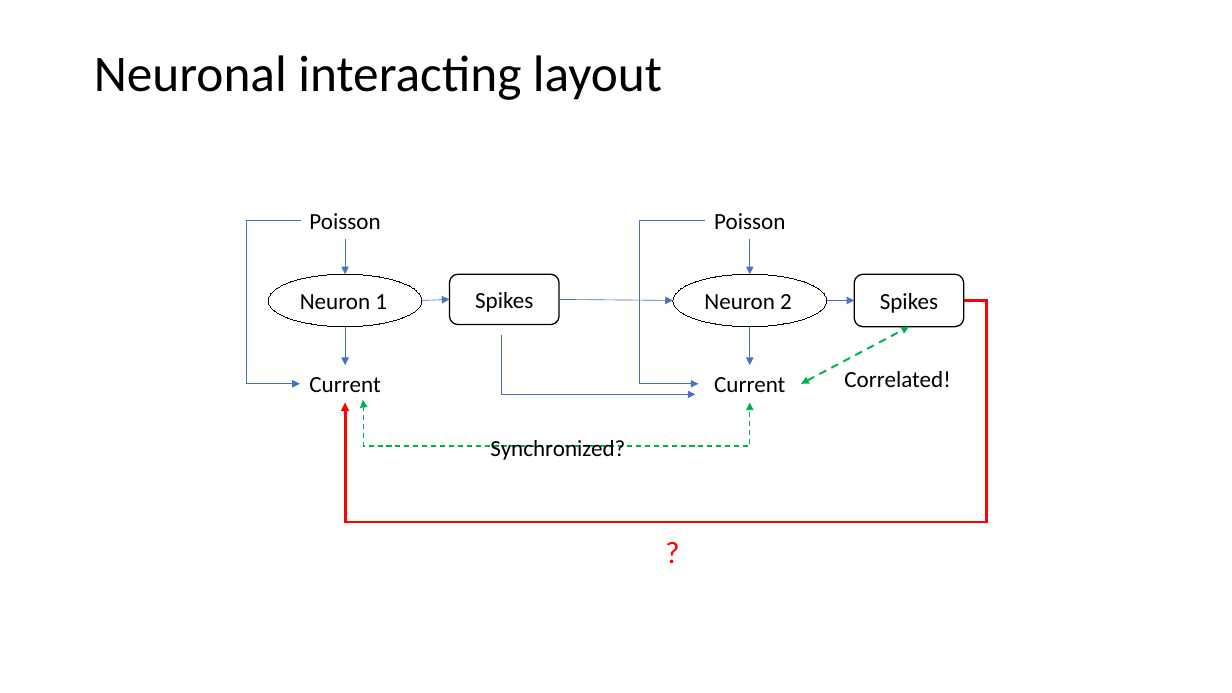
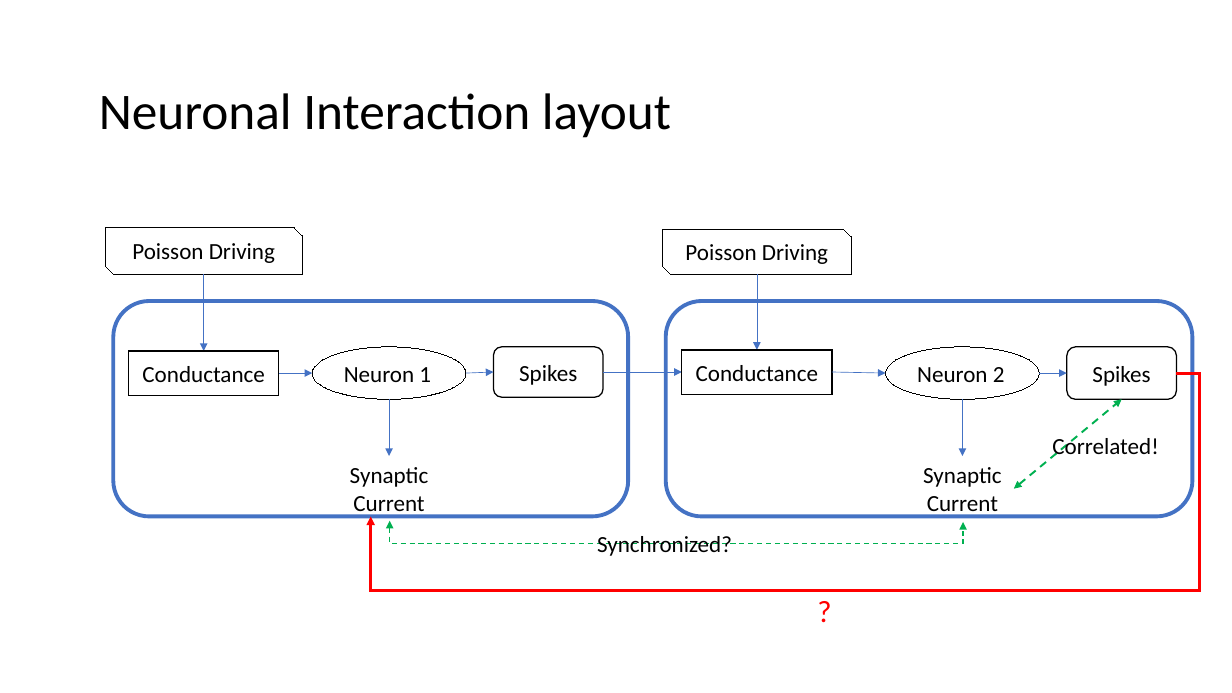
Before and after one commit to NeoNeuron/IF-neuronal-network, a slide deck: slide 11 of reports/oct31/Recent numerical results related to neuronal network simulation.pptx (slide 20 before the commit). Drawn at 1232x693 pixels with LibreOffice and Linux fonts; fonts in the diff are those of the drawing. Boxes give left, top, right and bottom in pixels: in the first picture for what was removed or moved away, otherwise in the second. Text is boxed around its words. In the diff, an @@ line names an element or a change of style, - is before the commit and + after.

```diff
--- a/reports/oct31/Recent numerical results related to neuronal network simulation.pptx
+++ b/reports/oct31/Recent numerical results related to neuronal network simulation.pptx
@@ title at [99, 93, 671, 138]: text changed @@
-Neuronal interacting layout
+Neuronal Interaction layout
@@ snip diag rect "Poisson Driving": place and size @@
-snip diag rect "Poisson Driving" at [714, 213, 785, 229]
+snip diag rect "Poisson Driving" at [663, 229, 851, 274]
@@ snip diag rect "Poisson Driving" at [663, 229, 851, 274]: outline none to #000000 0.75 pt @@
@@ group removed at [309, 213, 750, 395]: 2 elbow arrows, 2 arrows, 1 text @@
-Poisson
@@ text in snip diag rect at [685, 244, 828, 264]: text changed @@
-Poisson
+Poisson Driving
@@ elbow arrow moved from (301, 221) - (299, 384) to (204, 274) - (204, 351) @@
@@ arrow moved from (750, 327) - (750, 365) to (757, 274) - (757, 350) @@
@@ rounded rectangle added at [114, 301, 628, 517], outline #4472C4 3 pt @@
@@ rounded rectangle added at [665, 301, 1192, 517], outline #4472C4 3 pt @@
@@ group added at [105, 228, 1067, 457]: 3 arrows, 2 rectangles, 1 snip diag rect @@
+Poisson Driving
+Conductance
+Conductance
@@ ellipse "Neuron 2": place and size @@
-ellipse "Neuron 2" at [673, 274, 826, 327]
+ellipse "Neuron 2" at [885, 347, 1039, 399]
@@ rounded rectangle "Spikes": place and size @@
-rounded rectangle "Spikes" at [854, 274, 964, 327]
+rounded rectangle "Spikes" at [1067, 347, 1177, 399]
@@ elbow arrow moved from (964, 300) - (345, 403) to (1177, 373) - (371, 517) @@
@@ 1 rounded rectangle, 1 ellipse, 1 arrow: place and size @@
-1 rounded rectangle, 1 ellipse, 1 arrow at [268, 274, 559, 327]
+1 rounded rectangle, 1 ellipse, 1 arrow at [312, 347, 604, 399]
@@ arrow moved from (559, 299) - (673, 300) to (604, 372) - (682, 372) @@
@@ arrow moved from (827, 300) - (854, 300) to (832, 372) - (885, 373) @@
@@ elbow double arrow removed from (363, 400) to (750, 403) @@
@@ arrow moved from (345, 327) - (345, 365) to (389, 399) - (389, 457) @@
@@ double arrow moved from (801, 384) - (909, 327) to (1014, 489) - (1122, 399) @@
@@ text "Correlated!" rewrapped from [844, 371, 950, 387] to [1052, 435, 1158, 458] @@
@@ text at [350, 467, 429, 517]: text changed @@
-Current
+Synaptic Current
@@ text at [923, 467, 1002, 517]: text changed @@
-Current
+Synaptic Current
@@ elbow double arrow added from (390, 521) to (963, 522), #00B050 1 pt dashed @@
@@ text "Synchronized?": place and size @@
-text "Synchronized?" at [490, 440, 625, 460]
+text "Synchronized?" at [597, 536, 732, 556]
@@ text "?": place and size @@
-text "?" at [656, 529, 689, 575]
+text "?" at [809, 588, 842, 634]
```
Also in this commit, not shown: 16 other slides changed, 1 slide added, 13 slides removed, 44 other files.
